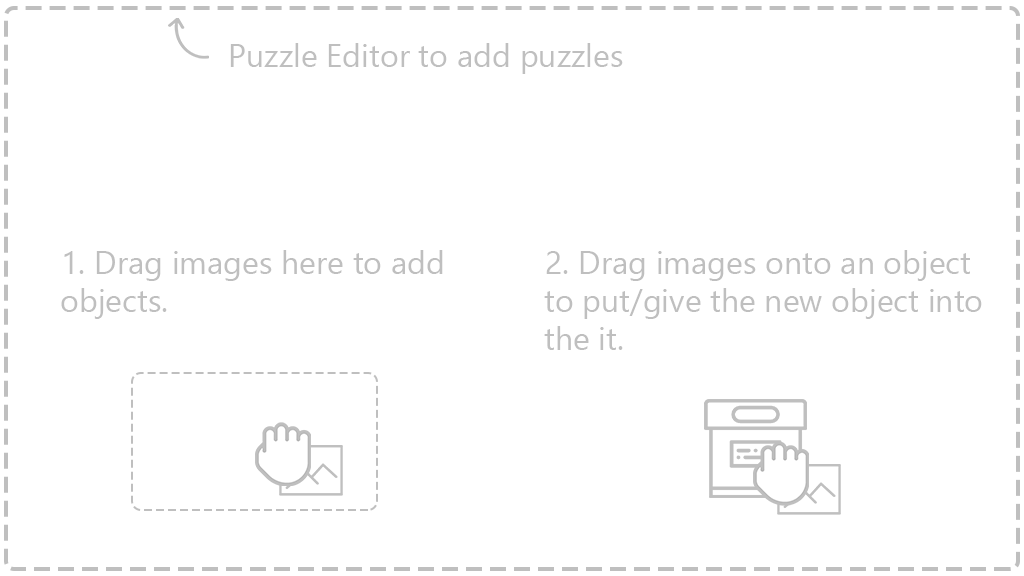
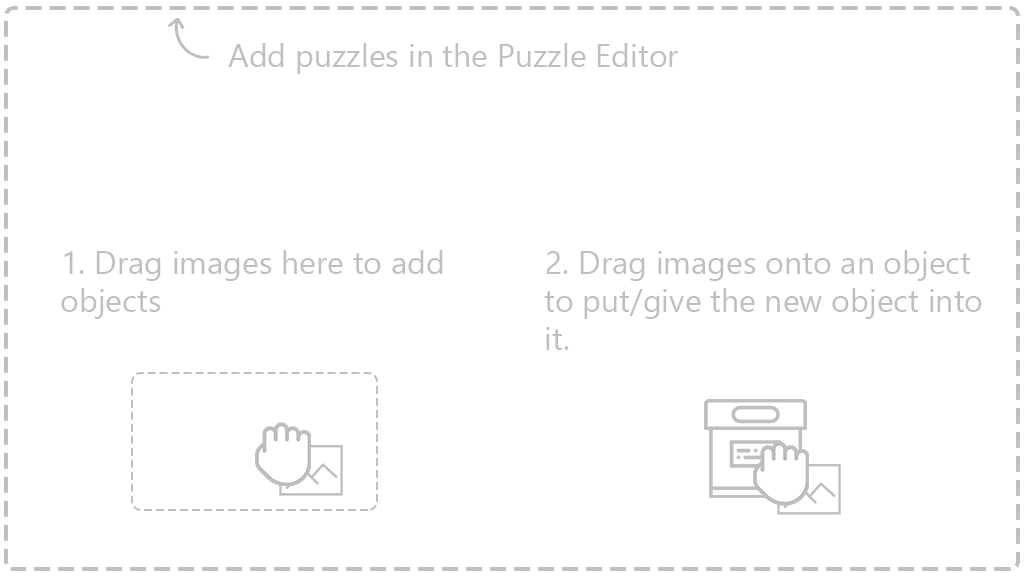
Revision of a layered 1024 x 576 image; what changed, layer by layer:
renamed "2. Drag images onto an object to put/give the new object into t" to "2. Drag images onto an object to put/give the new object into i", painted on it over [544, 326, 623, 350]
renamed "1. Drag images here to add objects." to "1. Drag images here to add objects", painted on it over [162, 308, 167, 312]
renamed "Puzzle Editor to add puzzles" to "Add puzzles in the Puzzle Editor", painted on it over [228, 43, 678, 74]
painted on "Rounded Rectangle 1", unmasked it over [162, 43, 678, 350]
